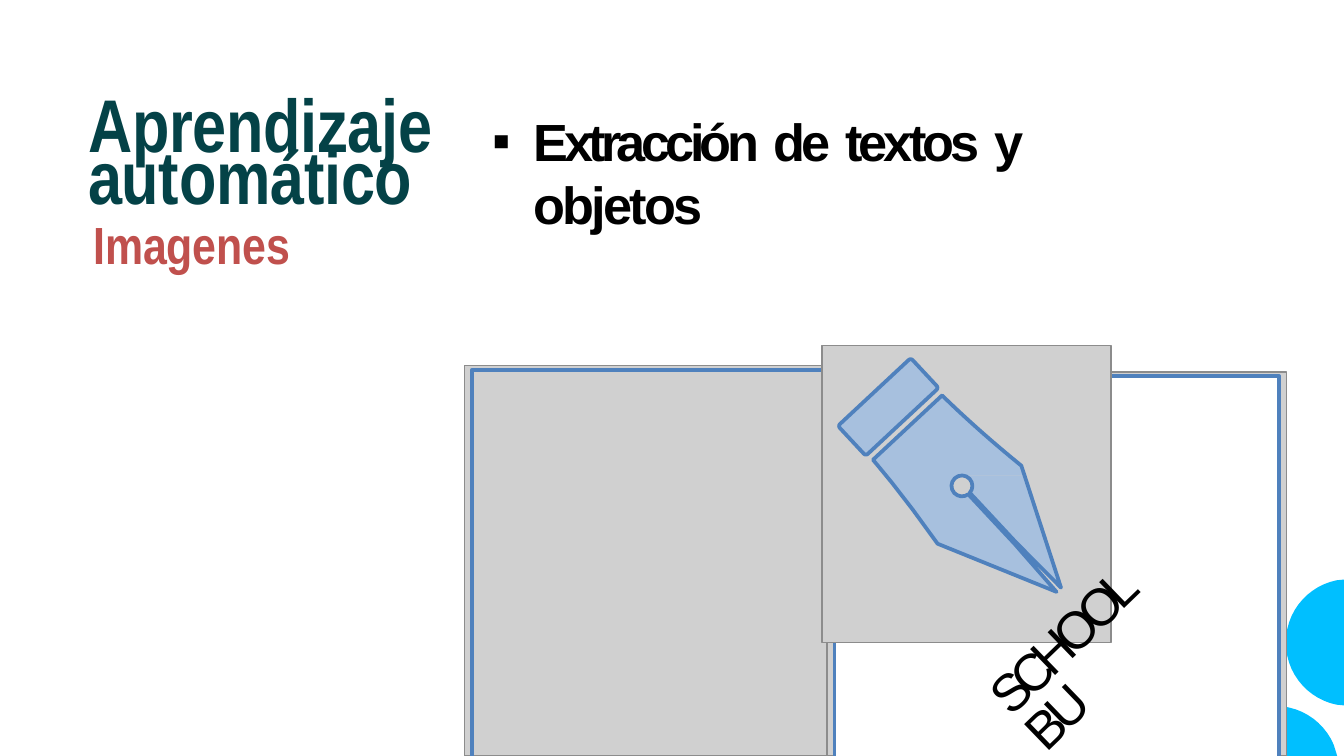
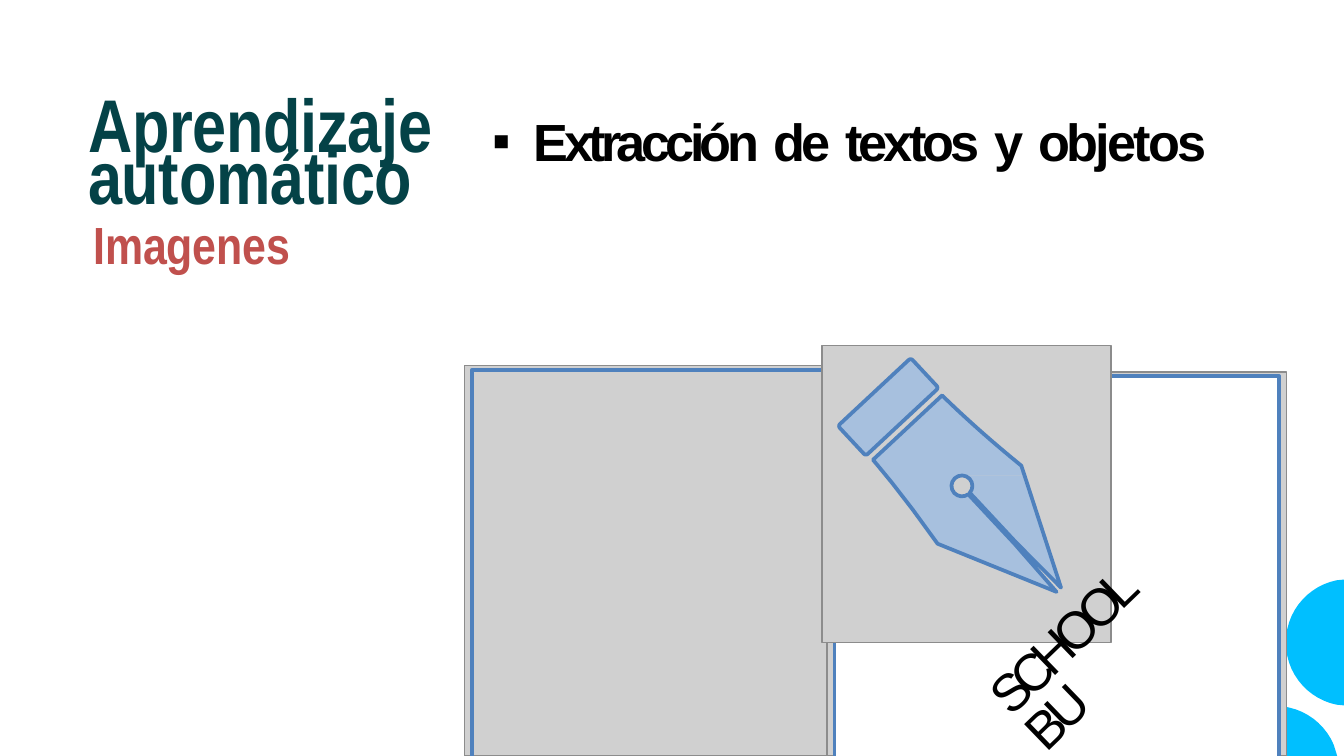
Before and after one commit to CodeWithJuancho/CE_IABD_BIU_SPS, a slide deck: slide 77 of SPS/UT1 - Fundamentos y Arquitectura de Big Data/UT1_1/UT1_1 - Fundamentos de Big Data.pptx (slide 88 before the commit). Drawn at 1344x756 pixels with LibreOffice and Linux fonts; fonts in the diff are those of the drawing; grey boxes stand for pictures. Boxes give left, top, right and bottom in pixels: in the first picture for what was removed or moved away, otherwise in the second. Text is boxed around its words. In the diff, an @@ line names an element or a change of style, - is before the commit and + after.

```diff
--- a/SPS/UT1 - Fundamentos y Arquitectura de Big Data/UT1_1/UT1_1 - Fundamentos de Big Data.pptx
+++ b/SPS/UT1 - Fundamentos y Arquitectura de Big Data/UT1_1/UT1_1 - Fundamentos de Big Data.pptx
@@ text "Extracción de textos y objetos" rewrapped from (534, 122, 1023, 234) to (534, 122, 1206, 171) @@
```
Also in this commit, not shown: 5 other slides changed, 7 slides added, 16 slides removed, 3 other files.
